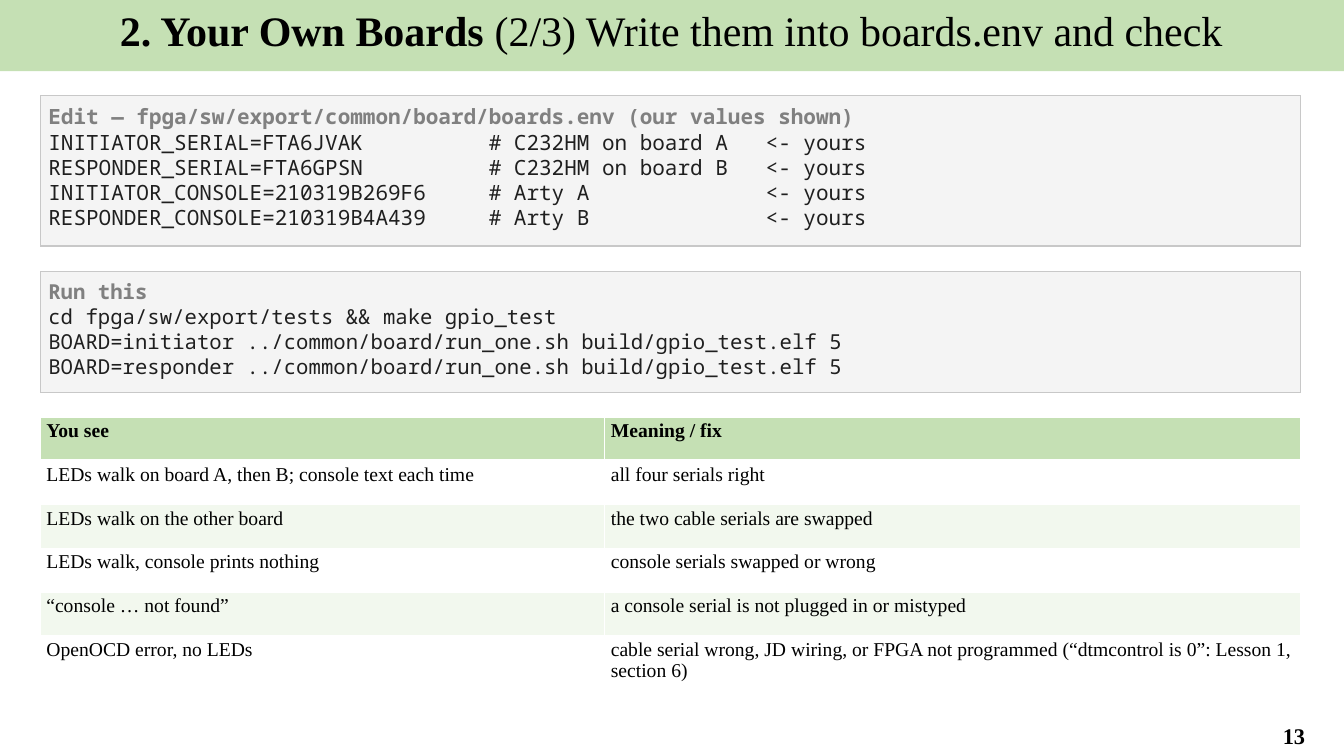
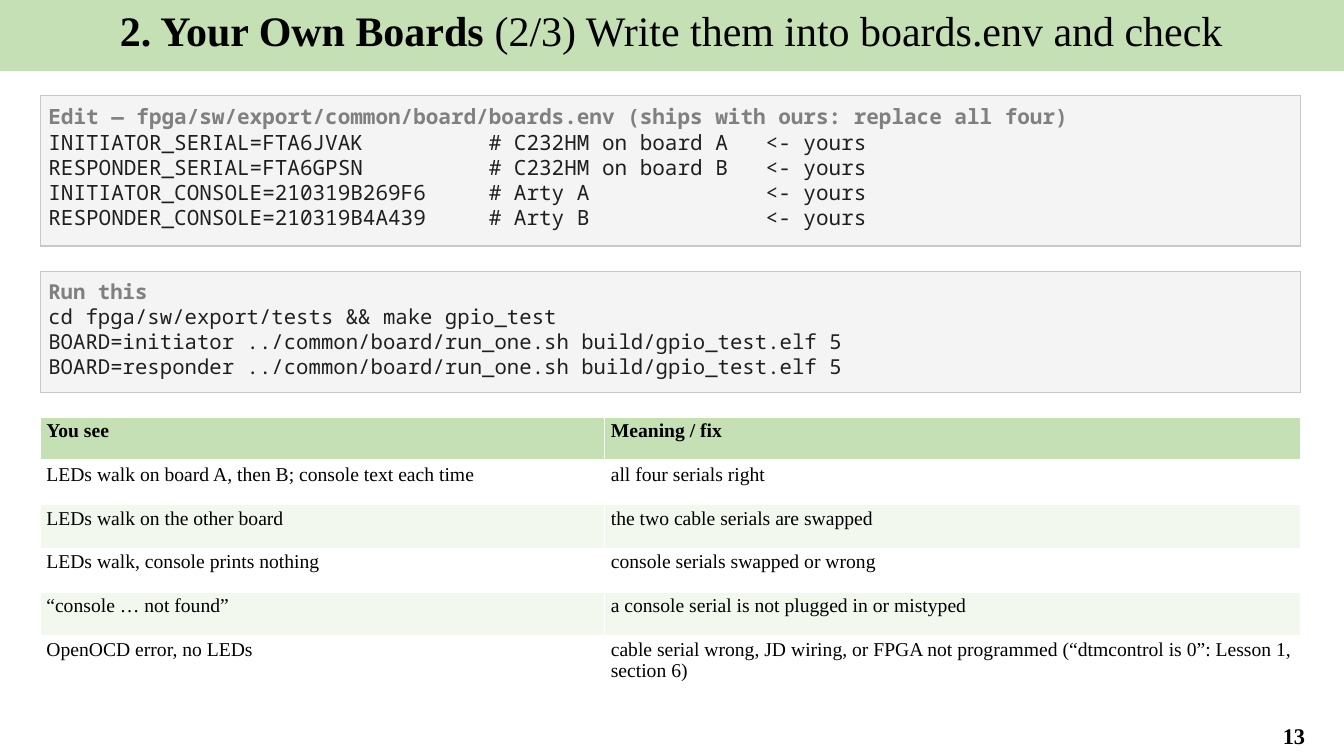
Before and after one commit to Khaiduy/chipyard-edhoc, a slide deck: slide 13 of fpga/sw/export/docs/slides/02_Software_environment_and_tests.pptx. Drawn at 1344x756 pixels with LibreOffice and Linux fonts; fonts in the diff are those of the drawing. Boxes give left, top, right and bottom in pixels: in the first picture for what was removed or moved away, otherwise in the second. Text is boxed around its words. In the diff, an @@ line names an element or a change of style, - is before the commit and + after.

```diff
--- a/fpga/sw/export/docs/slides/02_Software_environment_and_tests.pptx
+++ b/fpga/sw/export/docs/slides/02_Software_environment_and_tests.pptx
@@ text in rectangle at (48,108,1068,129): text changed @@
-Edit — fpga/sw/export/common/board/boards.env (our values shown)
+Edit — fpga/sw/export/common/board/boards.env (ships with ours: replace all four)
```
Also in this commit, not shown: 2 other slides changed, 9 other files.
